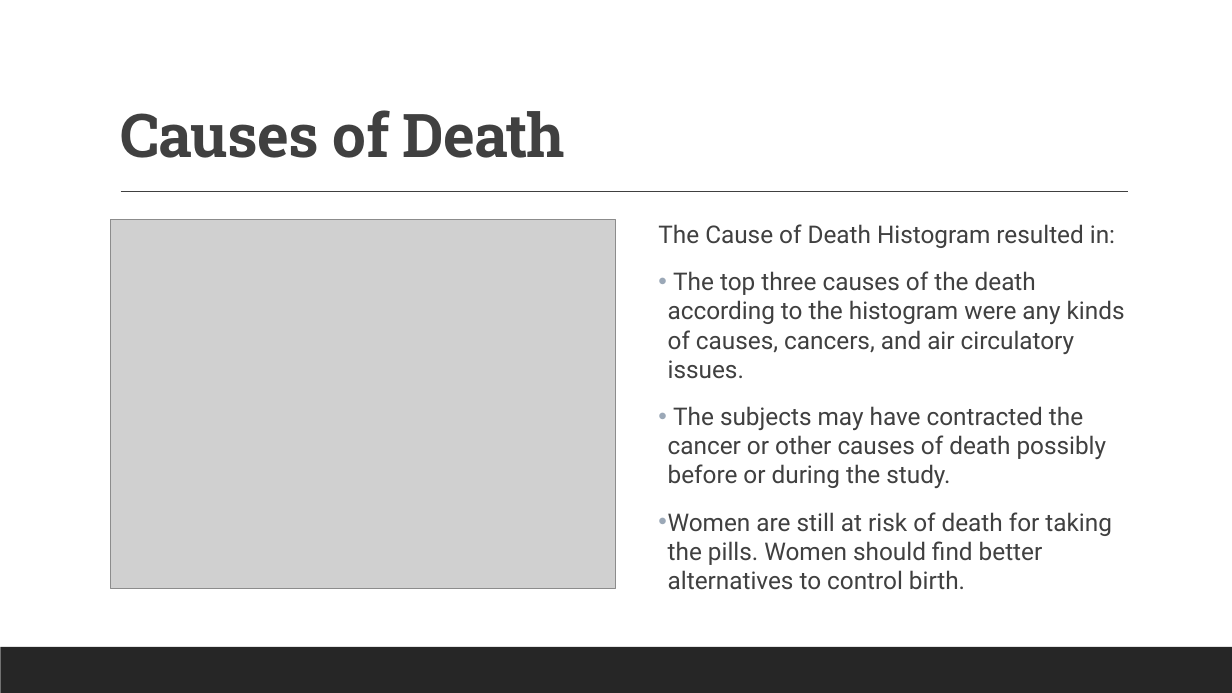
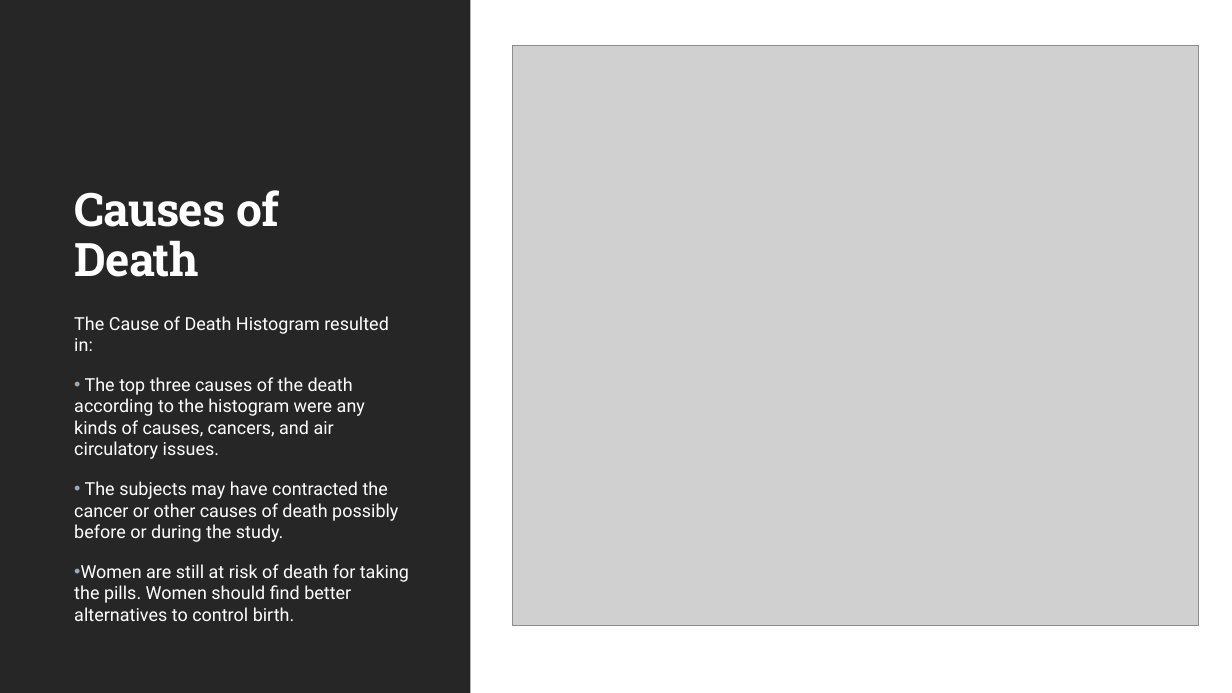
Before and after one commit to Ambitious12019/L.-Ash-Data-Scientist-Portfolio, a slide deck: slide 8 of Ash. LaChandra_DSC530_Final Project.pptx (slide 6 before the commit). Drawn at 1232x693 pixels with LibreOffice and Linux fonts; fonts in the diff are those of the drawing; grey boxes stand for pictures. Boxes give left, top, right and bottom in pixels: in the first picture for what was removed or moved away, otherwise in the second. Text is boxed around its words. In the diff, an @@ line names an element or a change of style, - is before the commit and + after.

```diff
--- a/Ash. LaChandra_DSC530_Final Project.pptx
+++ b/Ash. LaChandra_DSC530_Final Project.pptx
@@ rectangle added at [0,0,470,693], fill #262626 @@
@@ picture: place and size @@
-picture at [111,219,616,589]
+picture at [513,45,1199,625]
@@ title "Causes of Death": place and size @@
-title "Causes of Death" at [120,110,565,158]
+title "Causes of Death" at [74,190,278,277]
@@ title "Causes of Death" at [74,190,278,277]: size 47 to 36 pt, text colour #404040 to #FFFFFF @@
@@ line removed from (121, 192) to (1128, 192) @@
@@ text "The Cause of Death Histogram ...": place and size @@
-text "The Cause of Death Histogram ..." at [658,224,1125,590]
+text "The Cause of Death Histogram ..." at [74,316,409,621]
@@ text "The Cause of Death Histogram ..." at [74,316,409,621]: size 19 to 14 pt, text colour #404040 to #FFFFFF; indent changed @@
@@ rectangle removed at [0,647,1232,693] @@
```
Also in this commit, not shown: 5 other slides changed, 4 slides added, 1 other file.
